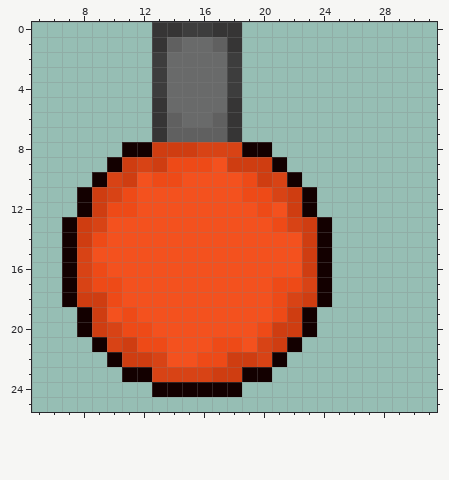
One commit to this pixel-art sprite: player/assets/orange_tank.png. The first picture shows the starting point.
The file is 64x64 pixels, drawn in blocks of 2x2; one block is one cell here. Shown: x 5..31, y 0..25.
New version:
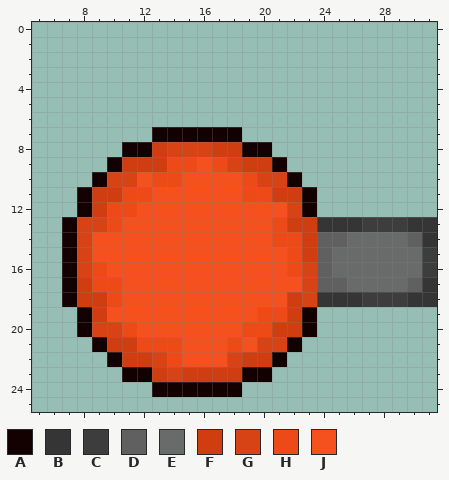
Palette (. is transparent): A #130000  B #363535  C #3d3d3d  D #606060  E #696a6a  F #cf3d11  G #d84315  H #ee4a17  J #f4511e
Message: Rotated tank assets to face the direction of angle=0 and deleted the spritesheet
What changed:
Colour B becomes colour A in row 7 at x 13 and 18.
Colour D becomes colour A in row 7 at x 14 to 17.
The author put colour B in row 13 at x 25 to 26 and 30 to 31; in row 14 at x 31; in row 17 at x 31; in row 18 at x 25 to 26 and 30 to 31.
Colour A becomes colour B in row 13 at x 24; in row 18 at x 24.
The author put colour C in row 13 at x 27 to 29; in rows 15 to 16 at x 31; in row 18 at x 27 to 29.
The author put colour D in row 14 at x 25 and 30; in row 17 at x 25 and 30.
Colour A becomes colour D in rows 14 to 17 at x 24.
The author put colour E in row 14 at x 26 to 29; in rows 15 to 16 at x 25 to 30; in row 17 at x 26 to 29.
Colour G becomes colour F in row 8 at x 17 to 18; in row 9 at x 12; in row 11 at x 10 and 21; in row 13 at x 22; in row 17 at x 8; in row 18 at x 22.
Colour G becomes colour F in row 21 at x 10; in row 22 at x 20; in row 23 at x 13 and 15 to 16.
Colour F becomes colour G in row 8 at x 14 to 15; in row 9 at x 18; in row 10 at x 11 and 20; in row 12 at x 22; in rows 13 to 14 at x 8; in row 16 at x 23.
Colour F becomes colour G in row 18 at x 23; in row 20 at x 9; in row 21 at x 21; in row 22 at x 18.
Colour J becomes colour H in row 9 at x 17; in row 11 at x 12; in row 13 at x 10; in row 14 at x 21 to 22; in rows 15 to 16 at x 22; in row 19 at x 20.
Colour J becomes colour H in row 20 at x 19; in rows 21 to 22 at x 14.
Colour H becomes colour J in row 9 at x 16; in row 12 at x 20; in row 14 at x 9; in row 17 at x 21 to 22; in row 18 at x 21; in row 19 at x 11.
Colour H becomes colour J in row 20 at x 12; in row 21 at x 17; in row 22 at x 16 to 17.
The author cleared colour B in row 0 at x 13 to 14 and 17 to 18; in row 1 at x 13 and 18; in rows 5 to 6 at x 13 and 18.
The author cleared colour C in row 0 at x 15 to 16; in rows 2 to 4 at x 13 and 18.
The author cleared colour D in row 1 at x 14 and 17; in row 6 at x 14 and 17.
The author cleared colour E in row 1 at x 15 to 16; in rows 2 to 5 at x 14 to 17; in row 6 at x 15 to 16.
